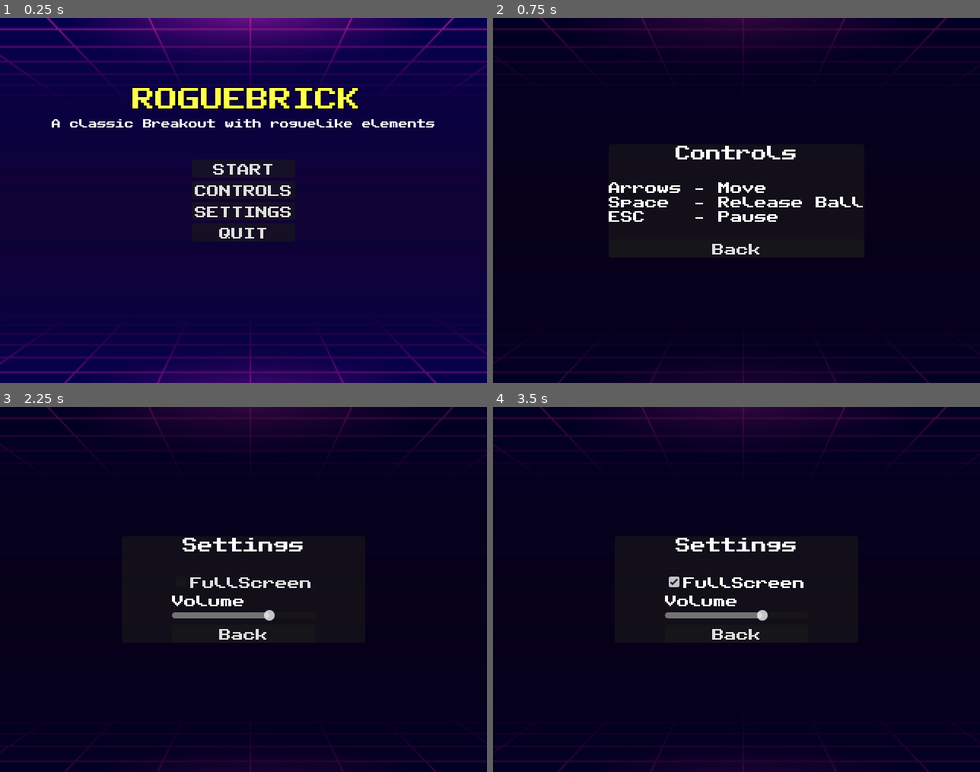
Above: before the commit, frames 1-4 (two rows, left to right).
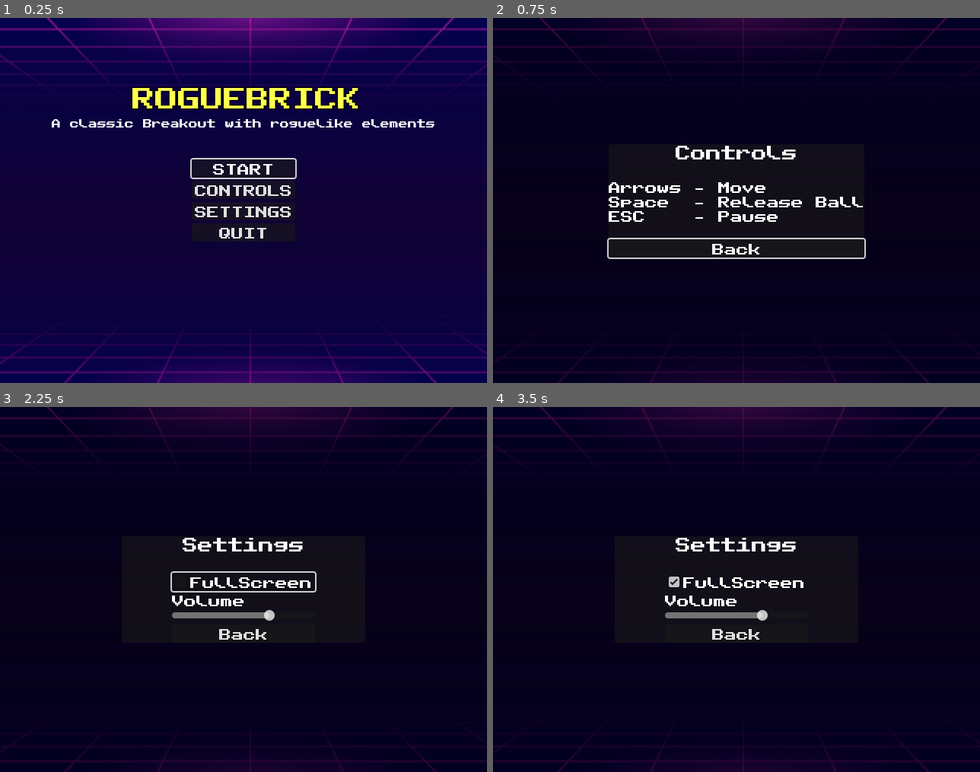
Above: after the commit, the same moments.

Repository: fabiolrodriguez/roguebrick
Game: Godot game, scene res://scenes/MainMenu.tscn
Same seed, same stepped clock (60 frames per second), same inputs: the game is played once before the commit and once after it.
Inputs:
- Up to frame 1 (0.25 s): no input
- Up to frame 2 (0.75 s): click "CONTROLS" at 0.5 s
- Up to frame 3 (2.25 s): click "Back" at 1.25 s; click "SETTINGS" at 2 s
- Up to frame 4 (3.5 s): click "FullScreen" at 2.75 s

The runs differ from the first frame. In frame 1, 0.2% of the frame differs, in the area x 39-61%, y 38-45%; in frame 2, 0.5%, in the area x 23-77%, y 60-67%; in frame 3, 0.3%; in frame 4, nothing differs.

Commit message:
Added controller support

Diff:
--- a/project.godot
+++ b/project.godot
@@ -23,9 +23,34 @@
 
 [input]
 
+ui_accept={
+"deadzone": 0.5,
+"events": [Object(InputEventKey,"resource_local_to_scene":false,"resource_name":"","device":0,"window_id":0,"alt_pressed":false,"shift_pressed":false,"ctrl_pressed":false,"meta_pressed":false,"pressed":false,"keycode":4194309,"physical_keycode":0,"key_label":0,"unicode":0,"location":0,"echo":false,"script":null)
+, Object(InputEventKey,"resource_local_to_scene":false,"resource_name":"","device":0,"window_id":0,"alt_pressed":false,"shift_pressed":false,"ctrl_pressed":false,"meta_pressed":false,"pressed":false,"keycode":4194310,"physical_keycode":0,"key_label":0,"unicode":0,"location":0,"echo":false,"script":null)
+, Object(InputEventKey,"resource_local_to_scene":false,"resource_name":"","device":0,"window_id":0,"alt_pressed":false,"shift_pressed":false,"ctrl_pressed":false,"meta_pressed":false,"pressed":false,"keycode":32,"physical_keycode":0,"key_label":0,"unicode":32,"location":0,"echo":false,"script":null)
+, Object(InputEventJoypadButton,"resource_local_to_scene":false,"resource_name":"","device":-1,"button_index":0,"pressure":0.0,"pressed":false,"script":null)
+]
+}
+ui_left={
+"deadzone": 0.5,
+"events": [Object(InputEventKey,"resource_local_to_scene":false,"resource_name":"","device":0,"window_id":0,"alt_pressed":false,"shift_pressed":false,"ctrl_pressed":false,"meta_pressed":false,"pressed":false,"keycode":4194319,"physical_keycode":0,"key_label":0,"unicode":0,"location":0,"echo":false,"script":null)
+, Object(InputEventJoypadButton,"resource_local_to_scene":false,"resource_name":"","device":-1,"button_index":13,"pressure":0.0,"pressed":false,"script":null)
+, Object(InputEventJoypadMotion,"resource_local_to_scene":false,"resource_name":"","device":-1,"axis":0,"axis_value":-1.0,"script":null)
+, Object(InputEventKey,"resource_local_to_scene":false,"resource_name":"","device":0,"window_id":0,"alt_pressed":false,"shift_pressed":false,"ctrl_pressed":false,"meta_pressed":false,"pressed":false,"keycode":0,"physical_keycode":65,"key_label":0,"unicode":0,"location":0,"echo":false,"script":null)
+]
+}
+ui_right={
+"deadzone": 0.5,
+"events": [Object(InputEventKey,"resource_local_to_scene":false,"resource_name":"","device":0,"window_id":0,"alt_pressed":false,"shift_pressed":false,"ctrl_pressed":false,"meta_pressed":false,"pressed":false,"keycode":4194321,"physical_keycode":0,"key_label":0,"unicode":0,"location":0,"echo":false,"script":null)
+, Object(InputEventJoypadButton,"resource_local_to_scene":false,"resource_name":"","device":-1,"button_index":14,"pressure":0.0,"pressed":false,"script":null)
+, Object(InputEventJoypadMotion,"resource_local_to_scene":false,"resource_name":"","device":-1,"axis":0,"axis_value":1.0,"script":null)
+, Object(InputEventKey,"resource_local_to_scene":false,"resource_name":"","device":0,"window_id":0,"alt_pressed":false,"shift_pressed":false,"ctrl_pressed":false,"meta_pressed":false,"pressed":false,"keycode":0,"physical_keycode":68,"key_label":0,"unicode":0,"location":0,"echo":false,"script":null)
+]
+}
 pause_game={
 "deadzone": 0.2,
 "events": [Object(InputEventKey,"resource_local_to_scene":false,"resource_name":"","device":0,"window_id":0,"alt_presse …(194 unchanged characters)…
+, Object(InputEventJoypadButton,"resource_local_to_scene":false,"resource_name":"","device":-1,"button_index":6,"pressure":0.0,"pressed":false,"script":null)
 ]
 }
 
--- a/scripts/main.gd
+++ b/scripts/main.gd
@@ -62,6 +62,11 @@
 @export var ball_scene: PackedScene
 
 @onready var lives_container = $hud/LivesContainer
+
+@onready var resume_button = $pause/PanelContainer/MarginContainer/VBoxContainer/HBoxContainer/resume
+@onready var restart_button = $dead/PanelContainer/MarginContainer/VBoxContainer/HBoxContainer/restart
+@onready var restart_button_win = $win/PanelContainer/MarginContainer/VBoxContainer/HBoxContainer/restart
+
 var heart_texture = preload("res://assets/heart.png")
 
 var rng = RandomNumberGenerator.new()
@@ -110,6 +115,8 @@
 	setup_upgrade_button(option1_button, current_upgrade_choices[0])
 	setup_upgrade_button(option2_button, current_upgrade_choices[1])
 	setup_upgrade_button(option3_button, current_upgrade_choices[2])
+
+	option1_button.grab_focus()
 
 func upgrade_to_text(upgrade_id: String) -> String:
 	match upgrade_id:
@@ -283,14 +290,16 @@
 		game_over.play()
 		dead_menu.visible = true
 		get_tree().paused = true
+		restart_button.grab_focus()
 
 func check_win():
-	if phase > 4 and !endless:
+	if phase > 5 and !endless:
 		winner = true
 		print("WINNER")
 		win_menu.visible = true
 		get_tree().paused = true
 		timer_running = false
+		restart_button_win.grab_focus()
 
 func _on_deadzone_body_entered(body):
 	if body.is_in_group("ball"):
@@ -318,13 +327,13 @@
 	bola.call_deferred("stick_to_player", ball_speed)
 	generate_bricks()
 	update_level_ui()
-	if phase > 0:
+	if phase > 1:
 		if endless:
 			ball_speed = bola.start_speed + 10
 			#brick_hits = rng.randf_range(1, 5)
 			spawn_chance = spawn_chance
 		else:
-			ball_speed = bola.start_speed + 18
+			ball_speed = bola.start_speed + 10
 			brick_hits += 1
 			#brick_hits_rng = rng.randf_range(1, brick_hits)
 			spawn_chance -= 0.05
@@ -421,6 +430,7 @@
 func _unhandled_input(event):
 	if event.is_action_pressed("pause_game"):
 		toggle_pause()
+		resume_button.grab_focus()
 
 func toggle_pause():
 	get_tree().paused = true
--- a/scripts/main_menu.gd
+++ b/scripts/main_menu.gd
@@ -5,10 +5,13 @@
 @onready var settings_menu = $Settings
 @onready var volume = $Settings/PanelContainer/CenterContainer/VBoxContainer/HBoxContainer/HSlider
 @onready var fullscreen = $Settings/PanelContainer/CenterContainer/VBoxContainer/CheckBox
+@onready var start_button = $MainMenu/CenterContainer/VBoxContainer/StartButton
+@onready var back_button = $Controls/PanelContainer/CenterContainer/VBoxContainer/BackButton
 # Called when the node enters the scene tree for the first time.
 func _ready() -> void:
 	controls_menu.visible = false
 	settings_menu.visible = false
+	start_button.grab_focus()
 
 # Called every frame. 'delta' is the elapsed time since the previous frame.
 func _process(delta: float) -> void:
@@ -25,15 +28,18 @@
 func _on_control_button_pressed() -> void:
 	main_menu.visible = false
 	controls_menu.visible = true
+	back_button.grab_focus()
 
 func _on_back_button_pressed() -> void:
 	main_menu.visible = true
 	controls_menu.visible = false
 	settings_menu.visible = false
+	start_button.grab_focus()
 
 func _on_settings_button_pressed() -> void:
 	main_menu.visible = false
 	settings_menu.visible = true
+	fullscreen.grab_focus()
 
 func _on_h_slider_changed(value) -> void:
 	print(value)
@@ -42,8 +48,8 @@
 func _on_check_box_toggled(pressed) -> void:
 	if pressed:
 		print("fullscreen set")
-		DisplayServer.window_set_flag(DisplayServer.WINDOW_FLAG_BORDERLESS, true)
-		DisplayServer.window_set_mode(DisplayServer.WINDOW_MODE_MAXIMIZED)
-		#DisplayServer.window_set_mode(DisplayServer.WINDOW_MODE_FULLSCREEN)
+		#DisplayServer.window_set_flag(DisplayServer.WINDOW_FLAG_BORDERLESS, true)
+		#DisplayServer.window_set_mode(DisplayServer.WINDOW_MODE_MAXIMIZED)
+		DisplayServer.window_set_mode(DisplayServer.WINDOW_MODE_FULLSCREEN)
 	else:
 		DisplayServer.window_set_mode(DisplayServer.WINDOW_MODE_WINDOWED)
Not shown, added: export_presets.cfg
